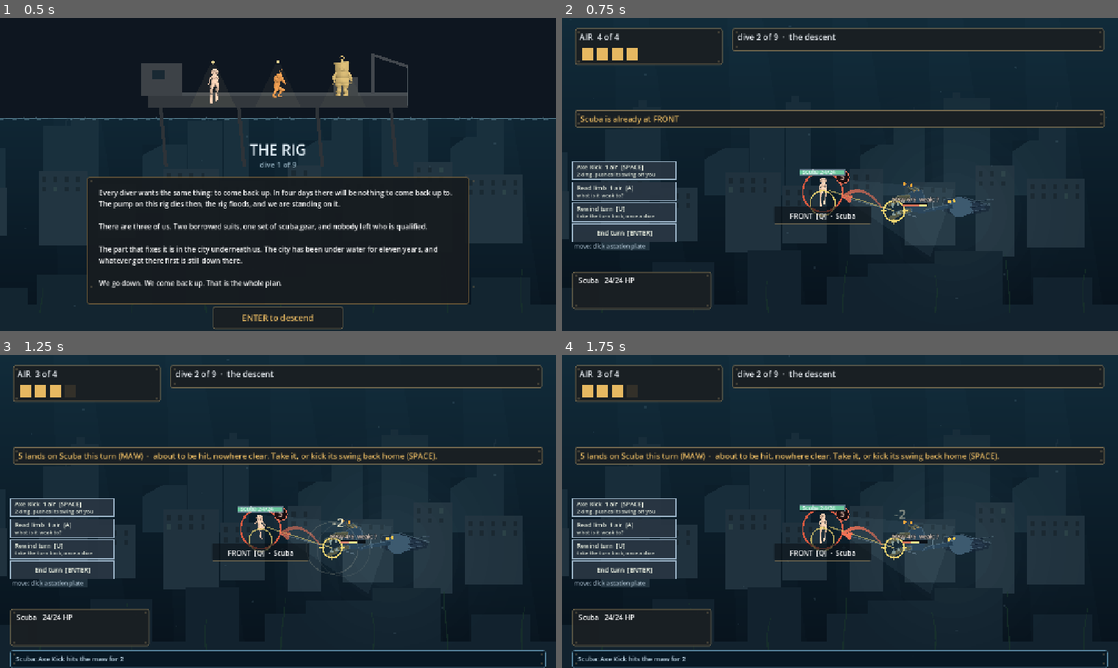
Above: before the commit, frames 1-4 (two rows, left to right).
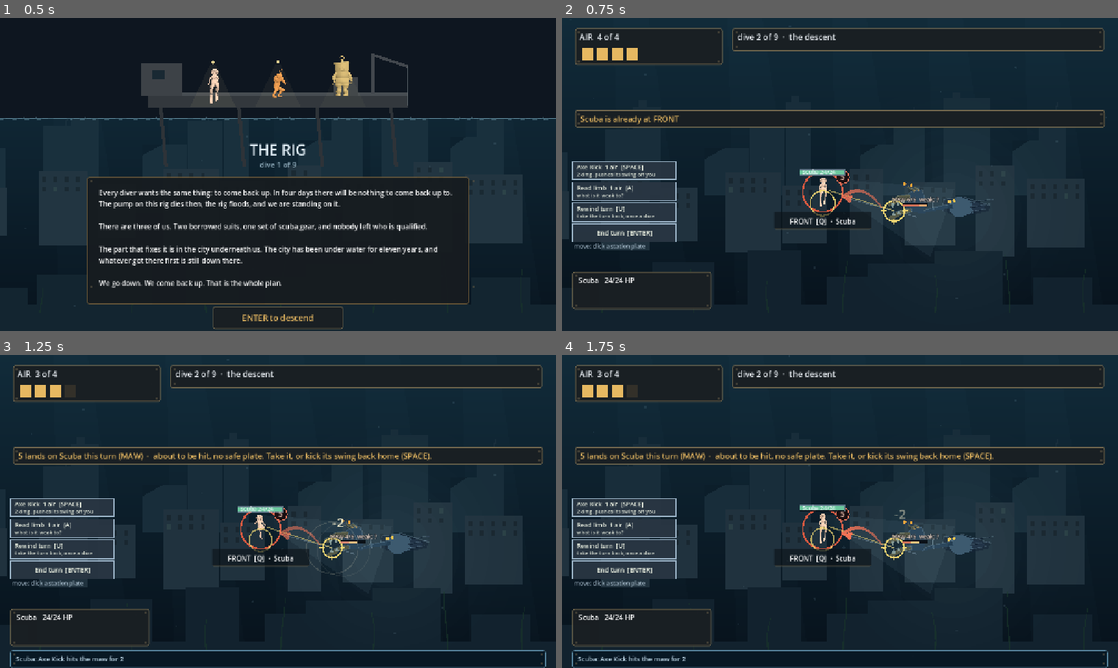
Above: after the commit, the same moments.

Repository: ImmortalDemonGod/salvage
Game: Godot game, scene res://game/main.tscn
Same seed, same stepped clock (60 frames per second), same inputs: the game is played once before the commit and once after it.
Inputs (mouse positions are in pixels of both pictures, inside the frame that each line leads up to):
- Up to frame 1 (0.5 s): no input
- Up to frame 2 (0.75 s): tap Enter at 0.5 s; move the mouse to (962, 158) at 0.52 s; hold Right from 0.53 s (still down); tap 1 at 0.6 s; click (962, 158) at 0.67 s
- Up to frame 3 (1.25 s): keep holding Right; tap Space at 0.77 s
- Up to frame 4 (1.75 s): release Right at 1.25 s; drag from (728, 527) to (812, 574) at 1.27 s

Frame 1 is identical in both runs. In frame 2, 0.5% of the frame differs, in the area x 38-66%, y 59-68%; in frame 3, 1.0%, in the area x 38-79%, y 31-68%; in frame 4, 1.0%.

Commit message:
round six: both verdicts flipped, and the last bug-reads die
Every screen in the run now carries a hand-it-to-a-playtester-tonight
verdict from a cold reader. The tail: the damage preview pulses inside
the bar instead of impersonating missing health on a full creature;
occupied plates drop twelve pixels (the baked frame's margin reaches
past the foot anchor) after a sidestep experiment broke the
plate-under-ring convention and was reverted on sight; nameplate pills
duck above a plate rather than being struck through by it; THE PART
states its count above its pips, clear of the REAR plate; and the
banner claims safety, not geometry, so Double Knee's free step stops
contradicting it.

Diff:
--- a/game/main.gd
+++ b/game/main.gd
@@ -888,14 +888,14 @@
 		return t + ("   " + kill + "." if kill != "" else ".")
 	if kill != "":
 		var only: String = kill.trim_prefix("or ")
-		return "%s  ·  about to be hit, nowhere clear to stand. %s%s." % [
+		return "%s  ·  about to be hit, no safe plate to stand on. %s%s." % [
 			_incoming(d), only.substr(0, 1).to_upper(), only.substr(1)]
 	var d9 = combat.divers[selected]
 	if d9.kit.size() > 0 and String(d9.kit[0].kind) == "hit_shove" and combat.target_limb(d9) >= 0:
 		for it9 in combat.locked:
 			if int(it9.limb) == combat.target_limb(d9) and int(d9.station) in it9.stations:
-				return "%s  ·  about to be hit, nowhere clear. Take it, or kick its swing back home (SPACE)." % _incoming(d)
-	return "%s  ·  about to be hit, nowhere clear to stand. Take it, and break what you can." % _incoming(d)
+				return "%s  ·  about to be hit, no safe plate. Take it, or kick its swing back home (SPACE)." % _incoming(d)
+	return "%s  ·  about to be hit, no safe plate to stand on. Take it, and break what you can." % _incoming(d)
 
 func _lock_step(p) -> String:
 	if p.solved():
@@ -1075,7 +1075,14 @@
 		if place(i).y >= body0.y - 20.0:
 			tag_at = place(i) + Vector2(side_out * 166.0 - mk.size.x * 0.5, 4.0)
 		else:
-			tag_at = place(i) + Vector2(0, 34.0) - Vector2(mk.size.x * 0.5, 0)
+			# an occupied plate drops ten more pixels: the baked sprite's
+			# frame margin reaches past the foot anchor, and a sidestep
+			# broke the plate-under-ring convention two ways at once
+			var occ_drop := 0.0
+			for od2 in combat.divers:
+				if not od2.down and int(od2.station) == i:
+					occ_drop = 12.0
+			tag_at = place(i) + Vector2(0, 34.0 + occ_drop) - Vector2(mk.size.x * 0.5, 0)
 		var slide_x: float = side_out * 56.0
 		for _try in range(9):
 			tag_at.x = clampf(tag_at.x, 284.0, 1280.0 - mk.size.x - 8.0)
@@ -2052,10 +2059,11 @@
 	draw_line(box.position + Vector2(w * 0.33, 0), box.position + Vector2(w * 0.33, h), Color(0.30, 0.24, 0.16), 3.0)
 	draw_line(box.position + Vector2(w * 0.66, 0), box.position + Vector2(w * 0.66, h), Color(0.30, 0.24, 0.16), 3.0)
 	var df2: Font = ThemeDB.fallback_font
+	var part_lbl := "THE PART %d/%d" % [combat.salvage_hp, int((combat.enc.salvage as Dictionary).hp)]
 	for off2 in [Vector2(1, 1), Vector2(-1, -1)]:
-		draw_string(df2, box.position + Vector2(-8, h + 26.0) + off2, "THE PART",
+		draw_string(df2, box.position + Vector2(-10, -14.0) + off2, part_lbl,
 			HORIZONTAL_ALIGNMENT_LEFT, -1, 14, Color(0.02, 0.05, 0.08))
-	draw_string(df2, box.position + Vector2(-8, h + 26.0), "THE PART", HORIZONTAL_ALIGNMENT_LEFT, -1, 14,
+	draw_string(df2, box.position + Vector2(-10, -14.0), part_lbl, HORIZONTAL_ALIGNMENT_LEFT, -1, 14,
 		Color(0.98, 0.90, 0.60))
 	var mx := float(int((combat.enc.salvage as Dictionary).hp))
 	for k in range(int(mx)):
@@ -2262,8 +2270,9 @@
 			var would: int = combat._after_trait(lb, int(ef.dmg))
 			if would > 0:
 				var wf: float = clampf(float(would) / max(1.0, mx), 0.0, fr)
+				var pv_a: float = 0.35 + 0.45 * (0.5 + 0.5 * sin(_clock * 5.0))
 				draw_rect(Rect2(Vector2(bx + bw * (fr - wf), at.y - 28), Vector2(bw * wf, 5)),
-					Color(0.99, 0.90, 0.55))
+					Color(0.99, 0.90, 0.55, pv_a))
 
 func _draw_bars() -> void:
 	# The limb bars used to be painted on the board, and the station tags
@@ -2284,6 +2293,13 @@
 		# sit BESIDE their ring, so below-feet ground there is clear.
 		var belly_here: bool = combat != null and place(int(d.station)).y >= _body_at().y - 20.0
 		var by: float = (min(f.y + 30.0, 560.0)) if belly_here else max(f.y - DIVER_SCALE - 8.0, PANEL_FLOOR)
+		# and never inside the station plate's own rect: the pill ducks
+		# above the plate rather than being struck through by it
+		var chip2: Control = ui_stations[int(d.station)]
+		if chip2.visible:
+			var crect := Rect2(chip2.position, chip2.size)
+			if by + 16.0 > crect.position.y and by < crect.end.y:
+				by = crect.position.y - 20.0
 		var df: Font = ThemeDB.fallback_font
 		var plate := "%s %d/%d" % [String(d.dname), int(d.hp), int(d.max_hp)]
 		var pw: float = df.get_string_size(plate, HORIZONTAL_ALIGNMENT_LEFT, -1, 13).x + 10.0
Not shown, added: site/index.apple-touch-icon.png.import
Not shown, added: site/index.icon.png.import
Not shown, added: site/index.png.import
